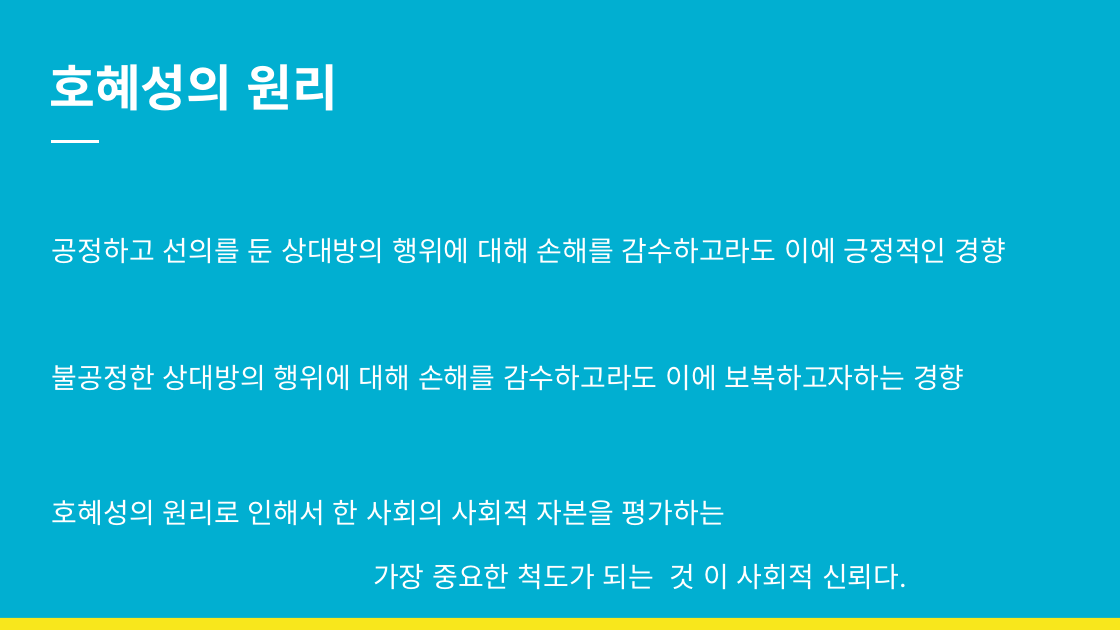
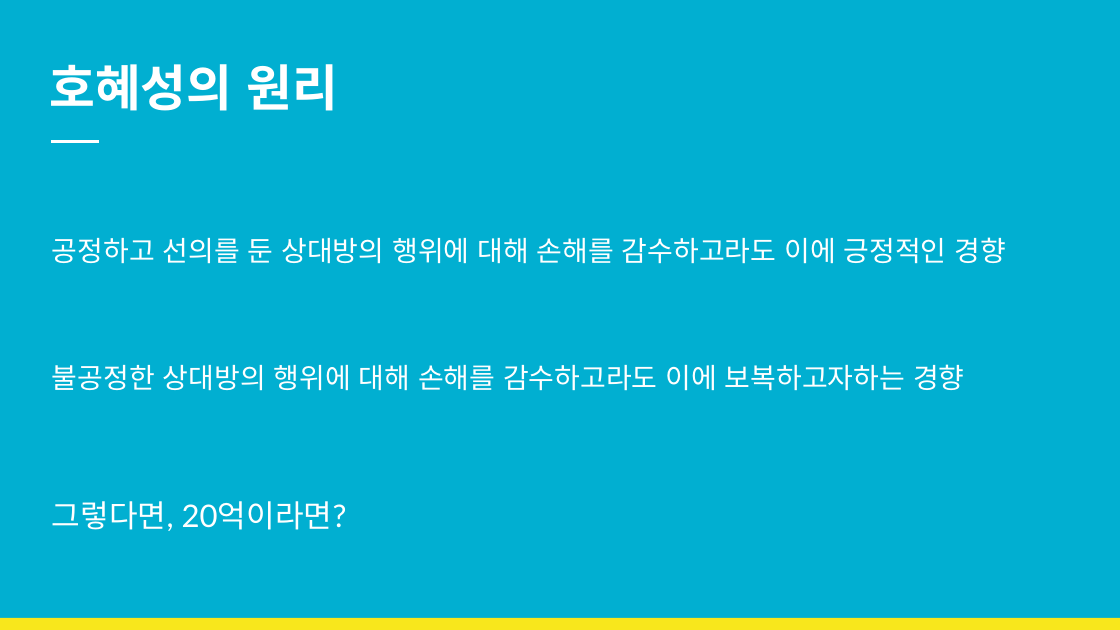
Before and after one commit to arith3/scv, a slide deck: slide 14 of 현장 학습.pptx (slide 16 before the commit). Drawn at 1120x630 pixels with LibreOffice and Linux fonts; fonts in the diff are those of the drawing. Boxes give left, top, right and bottom in pixels: in the first picture for what was removed or moved away, otherwise in the second. Text is boxed around its words. In the diff, an @@ line names an element or a change of style, - is before the commit and + after.

```diff
--- a/현장 학습.pptx
+++ b/현장 학습.pptx
@@ text at (52,501,347,531): text changed; size 18 to 20 pt @@
-호혜성의 원리로 인해서 한 사회의 사회적 자본을 평가하는
-가장 중요한 척도가 되는 것 이 사회적 신뢰다.
+그렇다면, 20억이라면?
```
Also in this commit, not shown: 2 other slides changed, 1 slide added, 2 slides removed, 1 other file.
